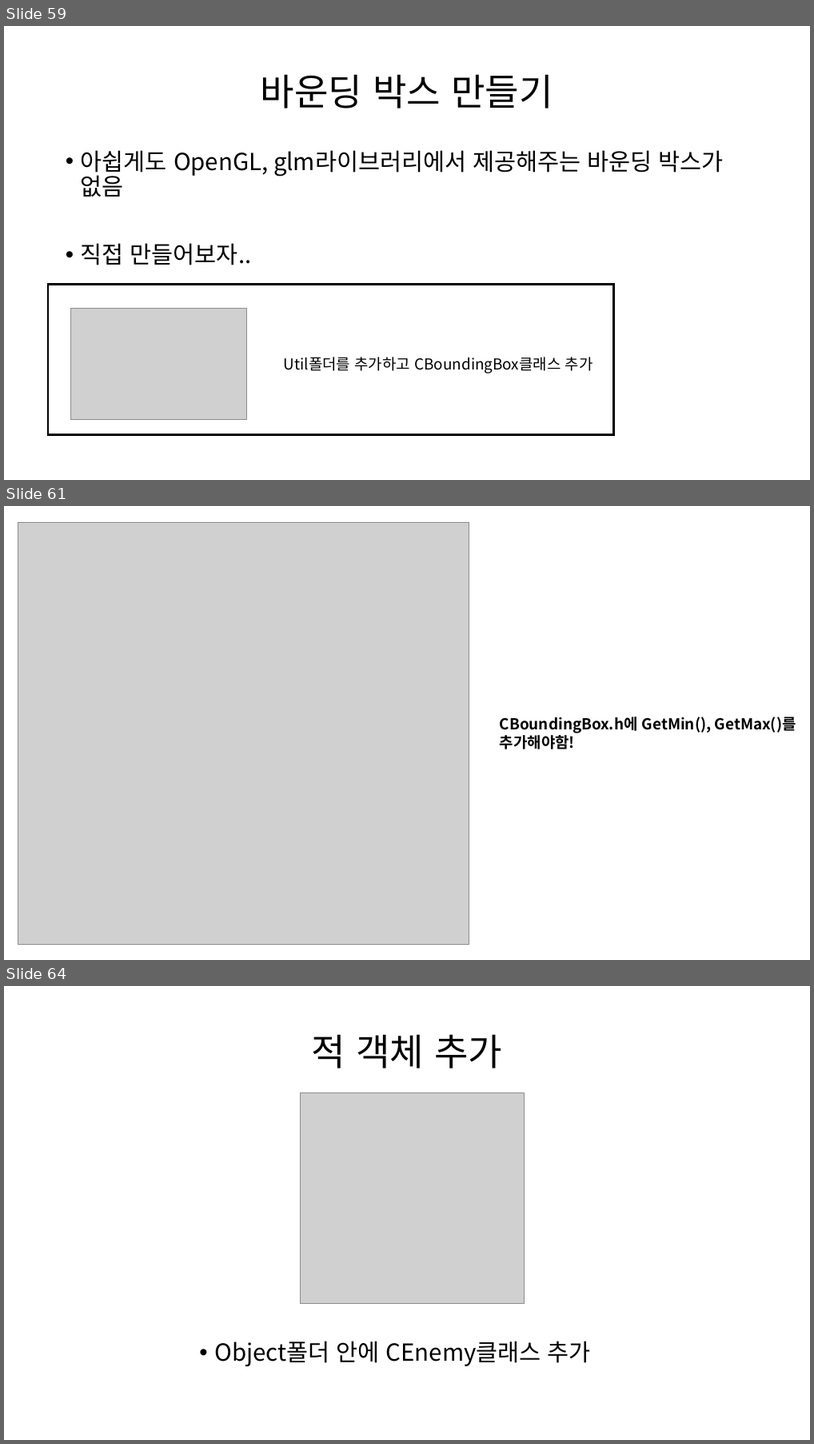
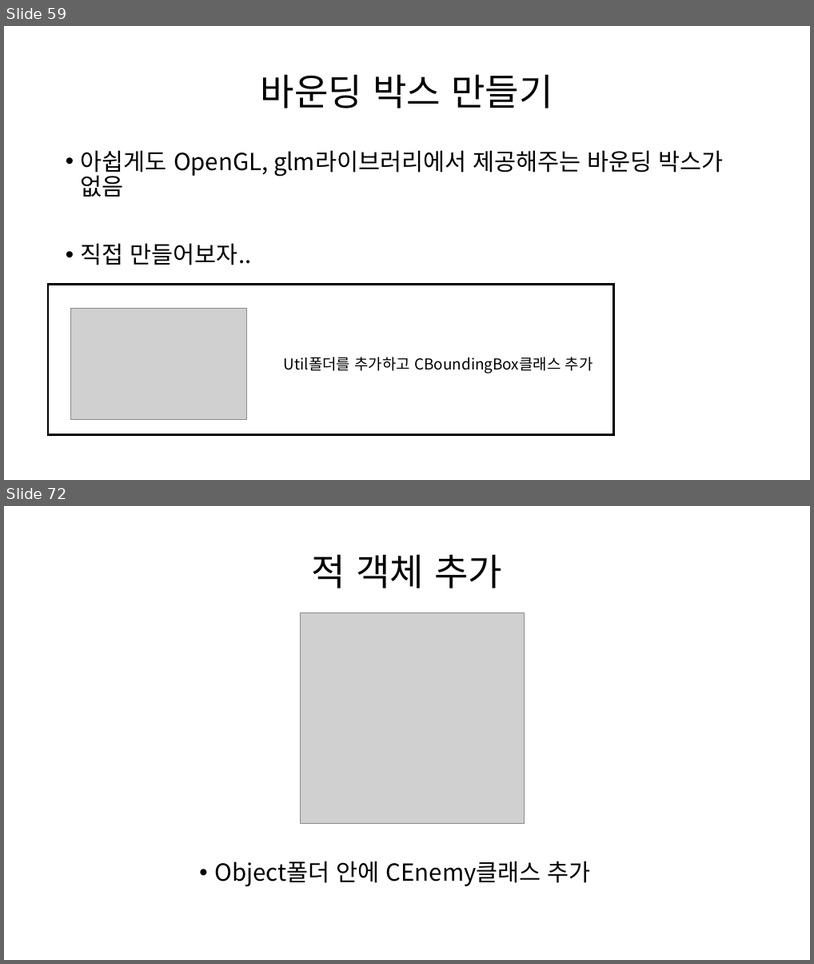
Before and after one commit to Kimseongtae9911/WarpOpenGL, a slide deck: 프레임워크.pptx. Shown one above the other, each under a label of ours: slides 59, 61 and 64 before the commit, slides 59 and 72 after it; the slides between them are not shown. The pictures are 814x1444 and 814x964 pixels, drawn with LibreOffice and Linux fonts; fonts in the diff are those of the drawing; grey boxes stand for pictures. Boxes give left, top, right and bottom in pixels: in the first picture for what was removed or moved away, otherwise in the second. Text is boxed around its words. In the diff, an @@ line names an element or a change of style, - is before the commit and + after.

```diff
--- a/프레임워크.pptx
+++ b/프레임워크.pptx
@@ slide 61 removed at (x1=4, y1=506, x2=810, y2=960), background #FFFFFF @@
@@ picture removed at (x1=18, y1=522, x2=470, y2=944) @@
@@ text removed at (x1=500, y1=716, x2=797, y2=749) @@
-CBoundingBox.h에 GetMin(), GetMax()를
-추가해야함!
@@ what was slide 64 is now slide 72 @@
```
Also in this commit, not shown: 6 slides changed, 12 slides added, 5 other slides removed, 7 other files.
